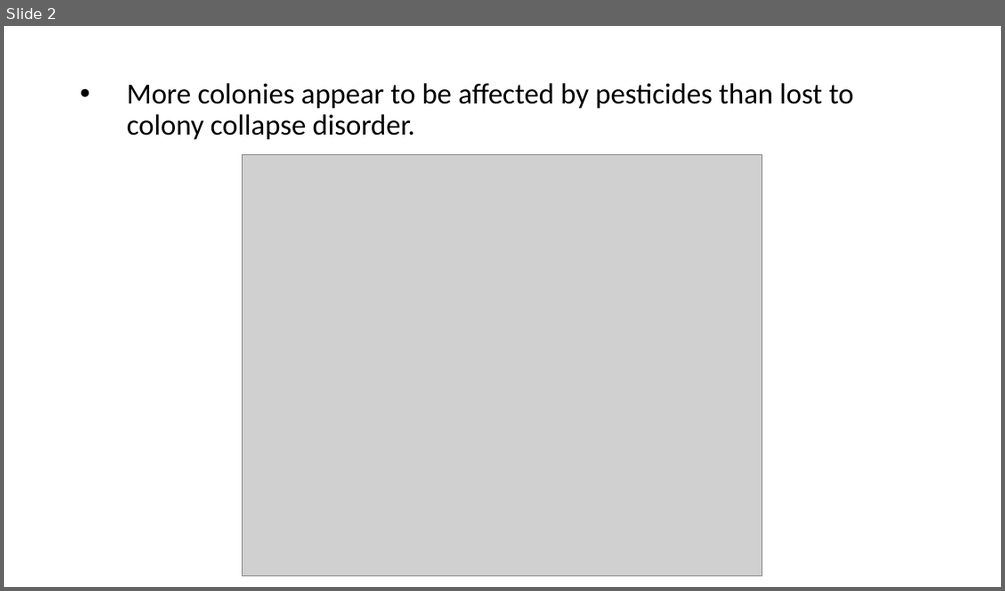
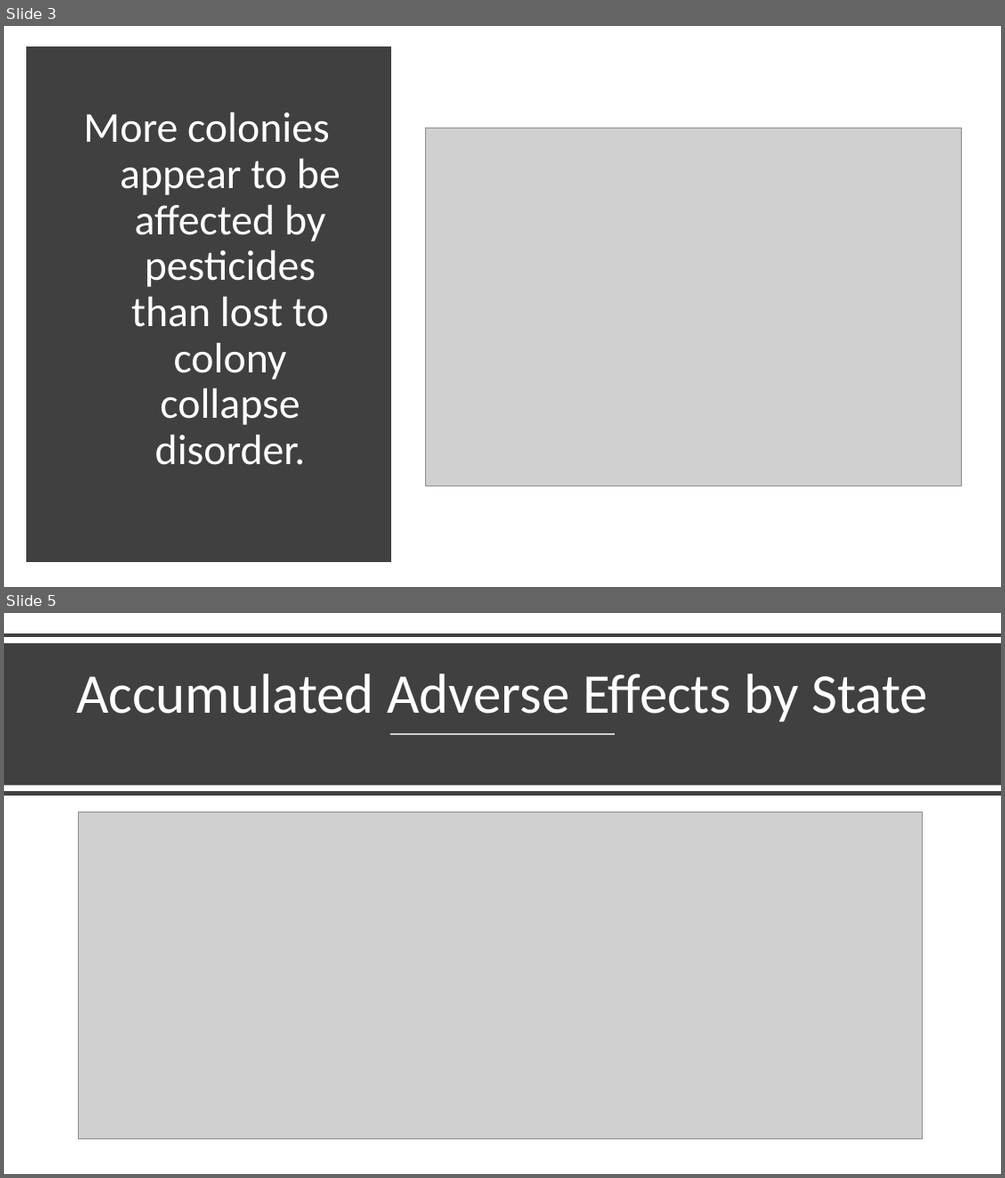
Before and after one commit to CMWatson2138/exploratory_data_analysis_project, a slide deck: Presentation.pptx. Shown one above the other, each under a label of ours: slide 2 before the commit, slides 3 and 5 after it; the slides between them are not shown. The pictures are 1005x591 and 1005x1178 pixels, drawn with LibreOffice and Linux fonts; fonts in the diff are those of the drawing; grey boxes stand for pictures. Boxes give left, top, right and bottom in pixels: in the first picture for what was removed or moved away, otherwise in the second. Text is boxed around its words. In the diff, an @@ line names an element or a change of style, - is before the commit and + after.

```diff
--- a/Presentation.pptx
+++ b/Presentation.pptx
@@ slide 5 added at (4, 613, 1001, 1174), background #FFFFFF @@
@@ line added from (4, 635) to (1001, 635), #404040 4 pt @@
@@ rectangle added at (4, 643, 1001, 785), fill #404040 @@
@@ title added at (76, 674, 928, 722), 54 pt, text #FFFFFF @@
+Accumulated Adverse Effects by State
@@ line added from (390, 734) to (615, 734), #FFFFFF 1.5 pt @@
@@ line added from (4, 793) to (1001, 793), #404040 4 pt @@
@@ picture added at (79, 811, 922, 1138) @@
@@ what was slide 2 is now slide 3 @@
@@ slide 3 changed as well @@
@@ rectangle added at (32, 52, 386, 557), fill #404040, outline #404040 10 pt @@
@@ title "More colonies appear to be ...": place and size @@
-title "More colonies appear to be ..." at (127, 83, 854, 140)
+title "More colonies appear to be ..." at (83, 112, 340, 465)
@@ title "More colonies appear to be ..." at (83, 112, 340, 465): size 28 to 41 pt, text colour #000000 to #FFFFFF; alignment left to centre; bullet • to none @@
@@ picture: place and size @@
-picture at (242, 155, 762, 575)
+picture at (426, 128, 962, 486)
```
Also in this commit, not shown: 2 other slides changed, 6 other slides added, 1 slide removed, 12 other files.
